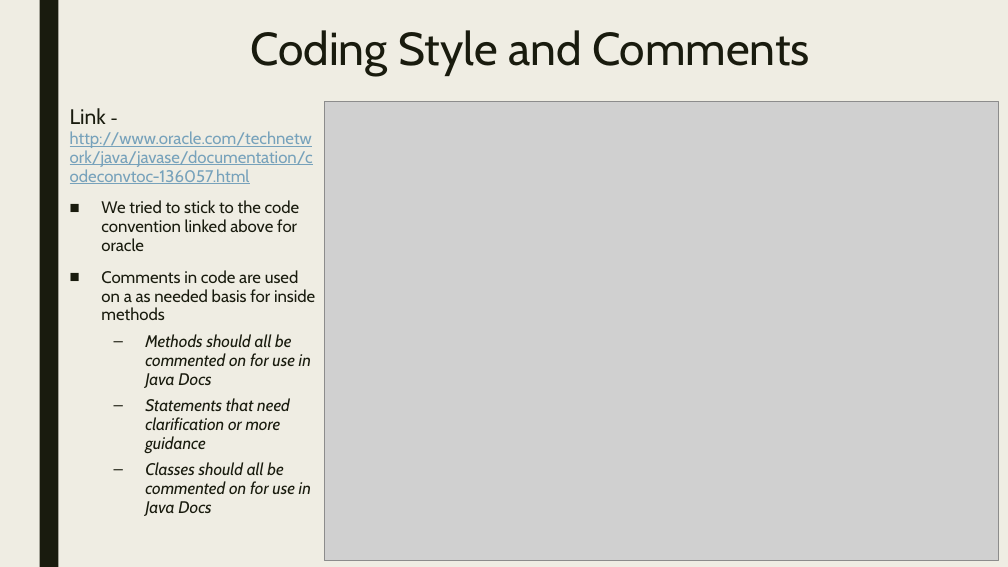
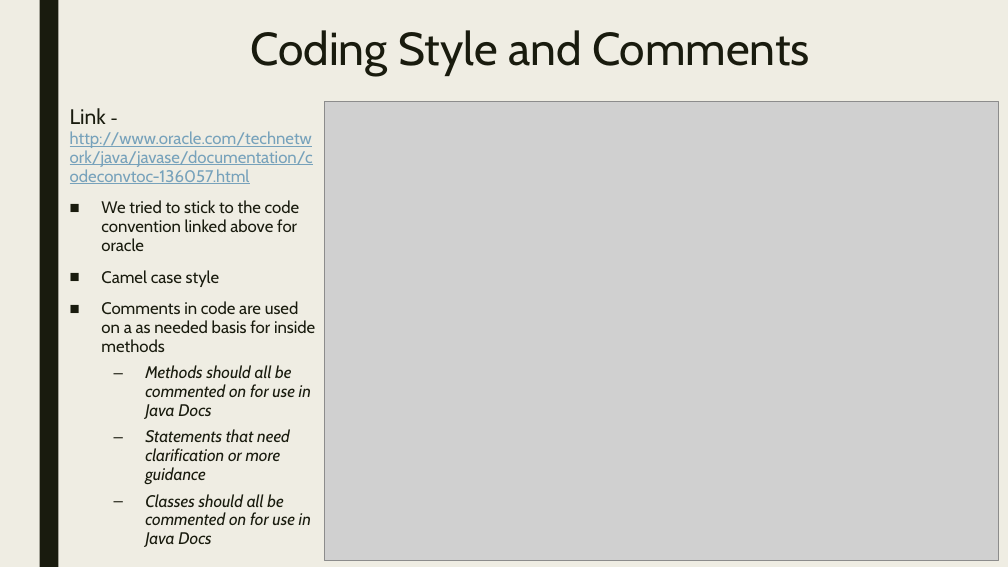
Before and after one commit to t3421/3354-Team-1, a slide deck: slide 6 of Team-1.pptx. Drawn at 1008x567 pixels with LibreOffice and Linux fonts; fonts in the diff are those of the drawing; grey boxes stand for pictures. Boxes give left, top, right and bottom in pixels: in the first picture for what was removed or moved away, otherwise in the second. Text is boxed around its words. In the diff, an @@ line names an element or a change of style, - is before the commit and + after.

Commit message:
added camel case

```diff
--- a/Team-1.pptx
+++ b/Team-1.pptx
@@ text at (101, 270, 219, 287): paragraph added @@
+■ Camel case style
```
